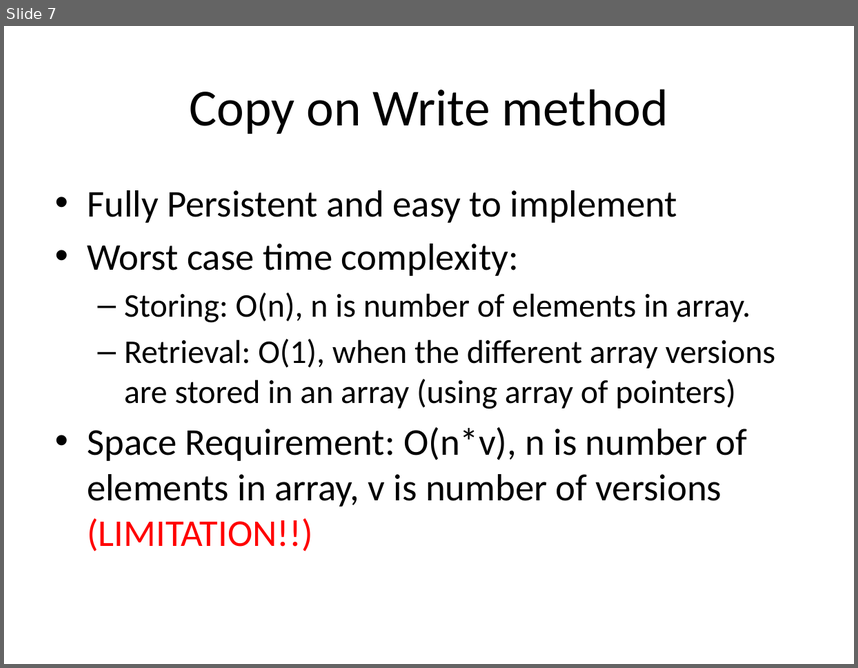
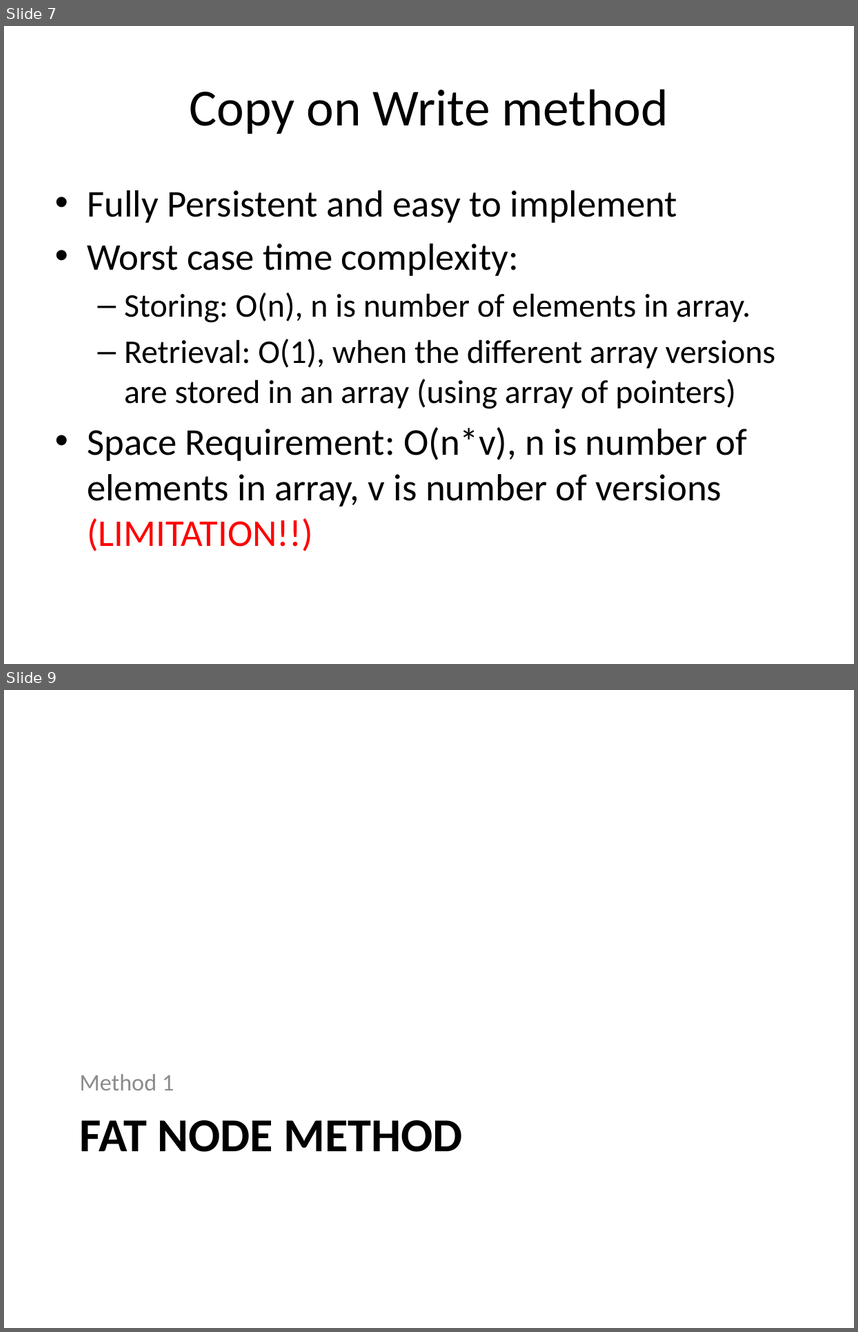
Before and after one commit to SirArthur7/PersistantDataStructure, a slide deck: Kanko/Persistent Array.pptx. Shown one above the other, each under a label of ours: slide 7 before the commit, slides 7 and 9 after it; the slides between them are not shown. The pictures are 858x668 and 858x1332 pixels, drawn with LibreOffice and Linux fonts; fonts in the diff are those of the drawing. Boxes give left, top, right and bottom in pixels: in the first picture for what was removed or moved away, otherwise in the second. Text is boxed around its words. In the diff, an @@ line names an element or a change of style, - is before the commit and + after.

```diff
--- a/Kanko/Persistent Array.pptx
+++ b/Kanko/Persistent Array.pptx
@@ slide 9 added at (x1=4, y1=690, x2=854, y2=1328), background #FFFFFF @@
@@ text added at (x1=80, y1=1074, x2=174, y2=1090), 20 pt, text #8C8C8C @@
+Method 1
@@ title added at (x1=80, y1=1120, x2=463, y2=1152), 40 pt, text #000000, bold @@
+FAT NODE METHOD
```
Also in this commit, not shown: 1 slide changed, 9 other slides added.
